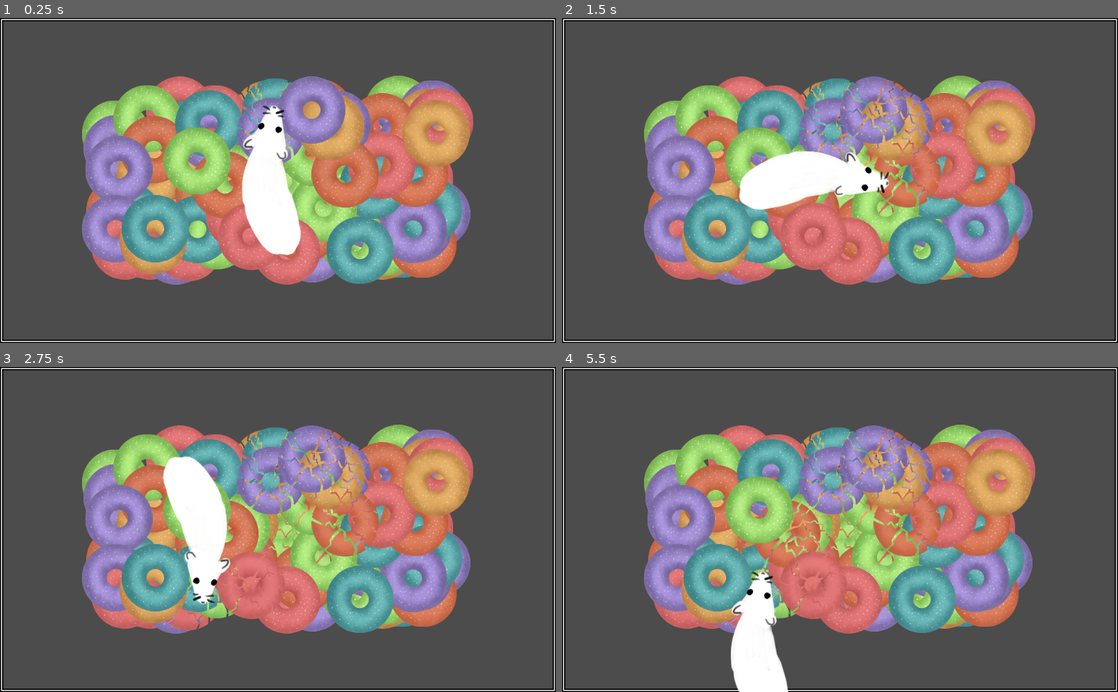
Above: before the commit, frames 1-4 (two rows, left to right).
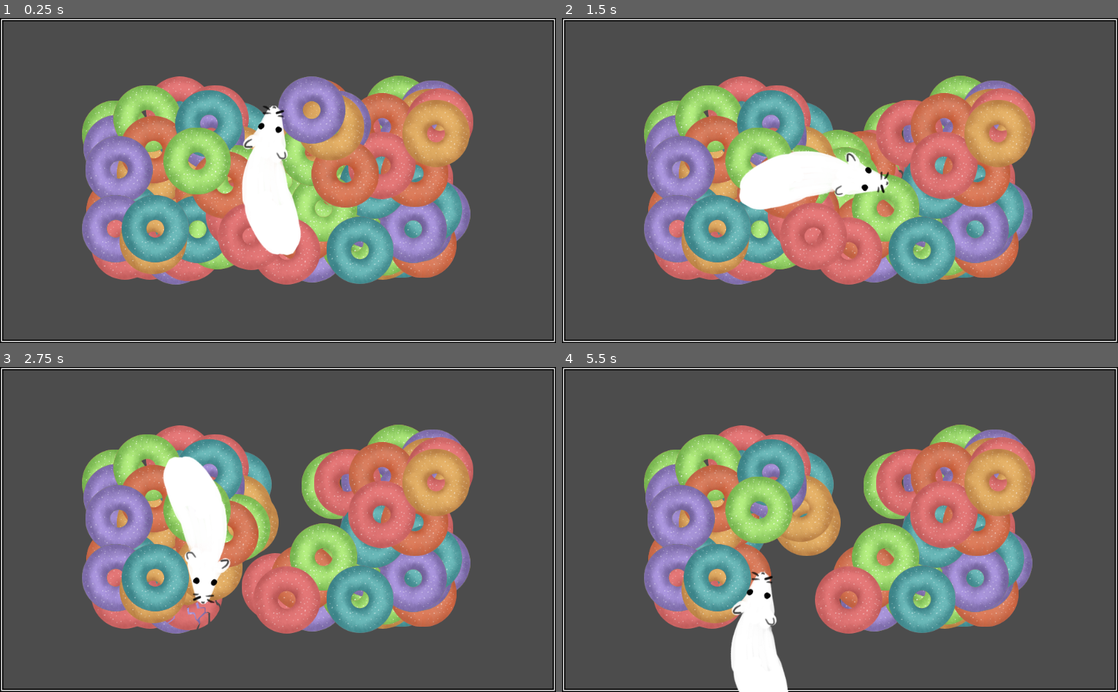
Above: after the commit, the same moments.

Repository: klettari/loops
Game: Godot game, scene res://main.tscn
Two runs of this game, one before a commit and one after it. Both use one fixed random seed, a clock stepped at 60 frames per second and the inputs below.
Inputs:
- Up to frame 1 (0.25 s): no input
- Up to frame 2 (1.5 s): tap Enter at 0.5 s; hold D (right) 0.53-1.28 s; hold S (down) from 1.28 s (still down)
- Up to frame 3 (2.75 s): release S (down) at 2.03 s; hold D (right) from 2.03 s (still down)
- Up to frame 4 (5.5 s): release D (right) at 2.78 s; hold W (up) 2.78-3.53 s; hold A (left) 3.53-5.03 s; hold S (down) from 5.03 s (still down)

The runs differ from the first frame. In frame 1, 1.1% of the frame differs, in the area x 42-56%, y 18-45%; in frame 2, 5.9%; in frame 3, 8.5%; in frame 4, 11%, in the area x 27-69%, y 17-83%.

Commit message:
removing the LOOPS once the rat eats them

Diff:
--- a/assets/scripts/main.gd
+++ b/assets/scripts/main.gd
@@ -56,6 +56,9 @@
 		var loop = loops[loopIndex]
 		if $rat.withinRange(loop) :
 			var texture = loop.get_texture()
+			if texture == brokenOrangeTexture or texture == brokenRedTexture or texture == brokenYellowTexture or texture == brokenGreenTexture or texture == brokenCyanTexture or texture == brokenPurpleTexture :
+				remove_child(loop)
+
 			if texture == orangeTexture :
 				loop.set_texture(brokenOrangeTexture)
 			elif texture == redTexture :
@@ -69,6 +72,8 @@
 			elif texture == purpleTexture :
 				loop.set_texture(brokenPurpleTexture)
 
+			break
+
 func placeLoop(packagedScene) :
 	var x = random.randi_range(lowestXValue, highestXValue)
 	var y = random.randi_range(lowestYValue, highestYValue)
